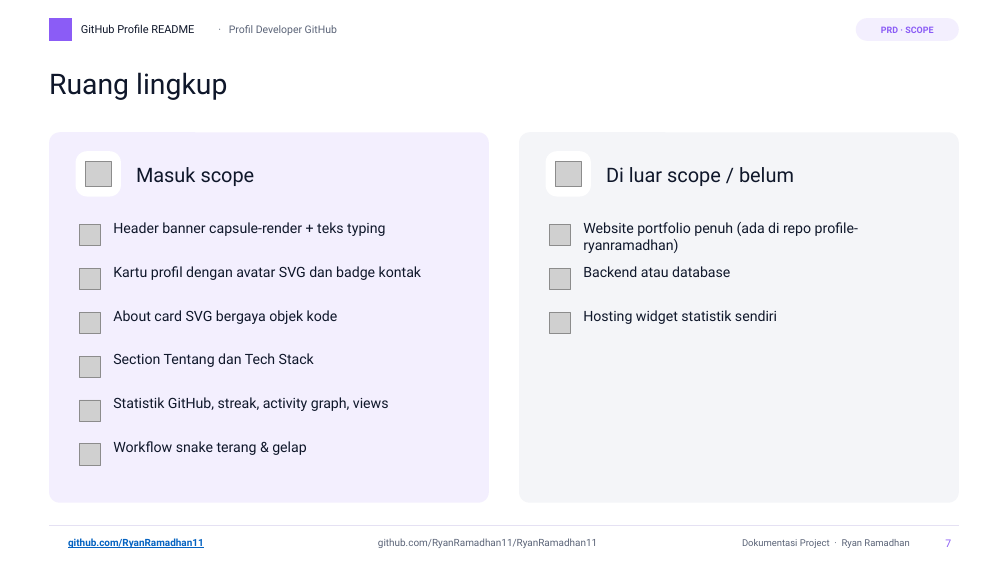
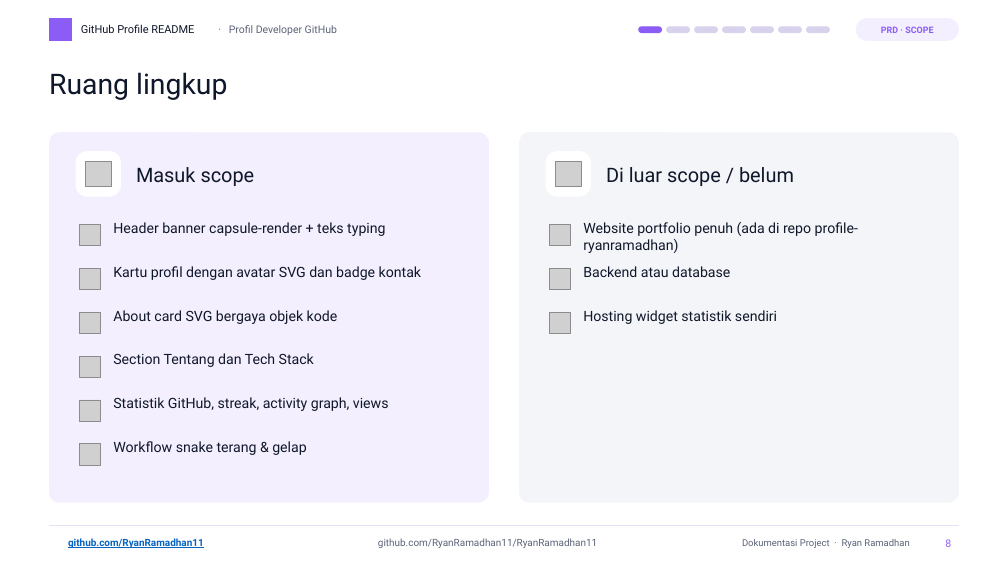
Before and after one commit to RyanRamadhan11/RyanRamadhan11, a slide deck: slide 8 of docs/presentasi/ryanramadhan11-dokumentasi.pptx (slide 7 before the commit). Drawn at 1008x567 pixels with LibreOffice and Linux fonts; fonts in the diff are those of the drawing; grey boxes stand for pictures; background and template pictures are left out. Boxes give left, top, right and bottom in pixels: in the first picture for what was removed or moved away, otherwise in the second. Text is boxed around its words. In the diff, an @@ line names an element or a change of style, - is before the commit and + after.

```diff
--- a/docs/presentasi/ryanramadhan11-dokumentasi.pptx
+++ b/docs/presentasi/ryanramadhan11-dokumentasi.pptx
@@ rounded rectangle added at [639,26,662,32], fill #8B5CF6, outline #8B5CF6 1 pt @@
@@ rounded rectangle added at [667,26,690,32], fill #D8D2ED, outline #D8D2ED 1 pt @@
@@ rounded rectangle added at [695,26,718,32], fill #D8D2ED, outline #D8D2ED 1 pt @@
@@ rounded rectangle added at [723,26,746,32], fill #D8D2ED, outline #D8D2ED 1 pt @@
@@ rounded rectangle added at [751,26,774,32], fill #D8D2ED, outline #D8D2ED 1 pt @@
@@ rounded rectangle added at [779,26,802,32], fill #D8D2ED, outline #D8D2ED 1 pt @@
@@ rounded rectangle added at [807,26,830,32], fill #D8D2ED, outline #D8D2ED 1 pt @@
@@ page number at [945,539,951,547]: text changed @@
-7
+8
```
Also in this commit, not shown: 22 other slides changed, 2 slides added, 3 other files.
